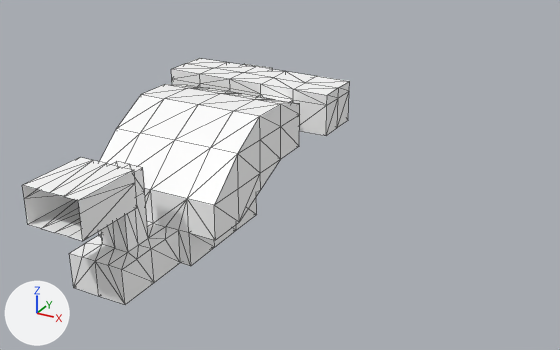
The glTF model Models/level-7.glb, before and after one commit.
Rendered twice from a 50 mm camera at (36.0, -40.7, 31.8) aimed at (6.4, 13.2, 4.9). The axes (+X, +Y, +Z) are drawn at lower left. The lights are the same throughout. The picture after the commit comes second. Mesh edges are drawn as thin lines. Vertices at exactly the same position are counted once.

Objects in the first picture: 'level-7'.
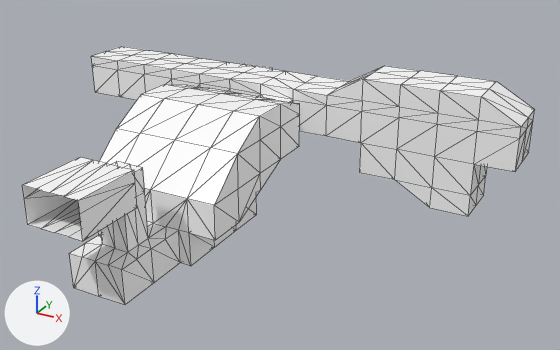
Commit message: working on level 7

What the commit changed:
me_level_7 is used by ob_level_7; location (0.0, 0.0, 0.0).
me_level_7 had 201 vertices, 388 faces and spanned x -10.5..7.0, y -7.0..29.5, z 0.0..11.0.
me_level_7 now has 288 vertices, 562 faces and spans x -21.0..24.5, y -7.0..29.5, z 0.0..12.0.
Part 1, on me_level_7:
2 vertices are removed from x -10.5..7.0, y 23.5, z 9.0.
16 faces are deleted.
1 vertex is added at (24.5, 23.5, 9.0).
8 new vertices lie (-3.5, 0.0, 0.0) away from vertices in x -10.5, y 21.0..26.0, z 6.0..10.0.
8 new vertices lie (-3.5, 0.0, 0.0) away from vertices in x -14.0, y 21.0..26.0, z 6.0..10.0.
8 new vertices lie (-3.5, 0.0, 0.0) away from vertices in x -17.5, y 21.0..26.0, z 6.0..10.0.
7 new vertices lie (3.5, 0.0, 0.0) away from vertices in x 7.0, y 21.0..26.0, z 6.0..10.0.
6 new vertices lie (3.5, 0.0, 0.0) away from vertices in x 10.5, y 21.0..26.0, z 6.0..10.0.
6 new vertices lie (3.5, 0.0, 0.0) away from vertices in x 14.0, y 21.0..26.0, z 6.0..10.0.
7 new vertices lie (0.0, 0.0, -3.0) away from vertices in x 10.5..17.5, y 21.0..26.0, z 6.0.
9 new vertices lie (3.5, 0.0, 0.0) away from vertices in x 10.5..17.5, y 21.0..26.0, z 3.0..10.0.
8 new vertices lie (0.0, 0.0, 2.0) away from vertices in x 10.5..21.0, y 21.0..26.0, z 10.0.
7 new vertices lie (0.0, 2.5, 0.0) away from vertices in x -21.0..21.0, y 21.0, z 3.0..12.0.
7 new vertices lie (3.5, 0.0, -2.0) away from vertices in x 14.0..21.0, y 21.0..26.0, z 3.0..12.0.
7 new vertices lie (3.5, 0.0, 0.0) away from vertices in x 17.5..21.0, y 21.0..26.0, z 1.0..9.0.
190 new faces join them.

Changed parts and their boxes [x1, y1, x2, y2] in the pictures (560 x 350 px):
'level-7', reshaped (56% wider): before [22, 58, 350, 305]; after [22, 46, 535, 305]
part 1 of me_level_7, built on: before [326, 81, 350, 136]; after [91, 46, 535, 216]
